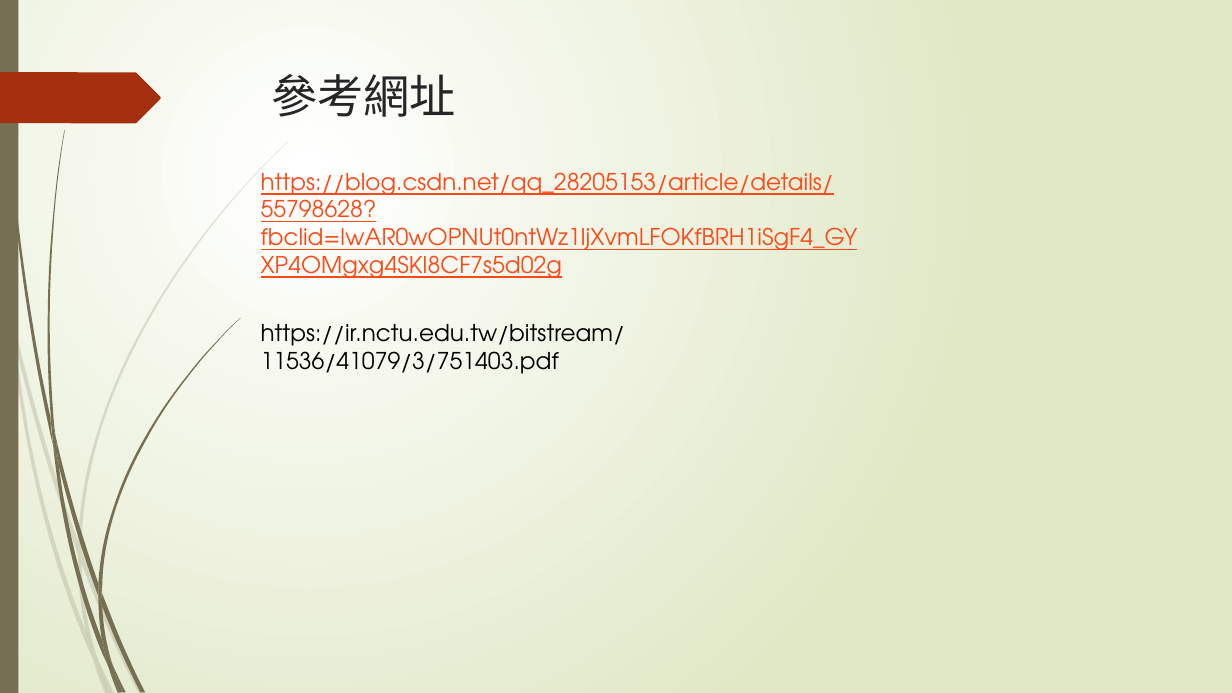
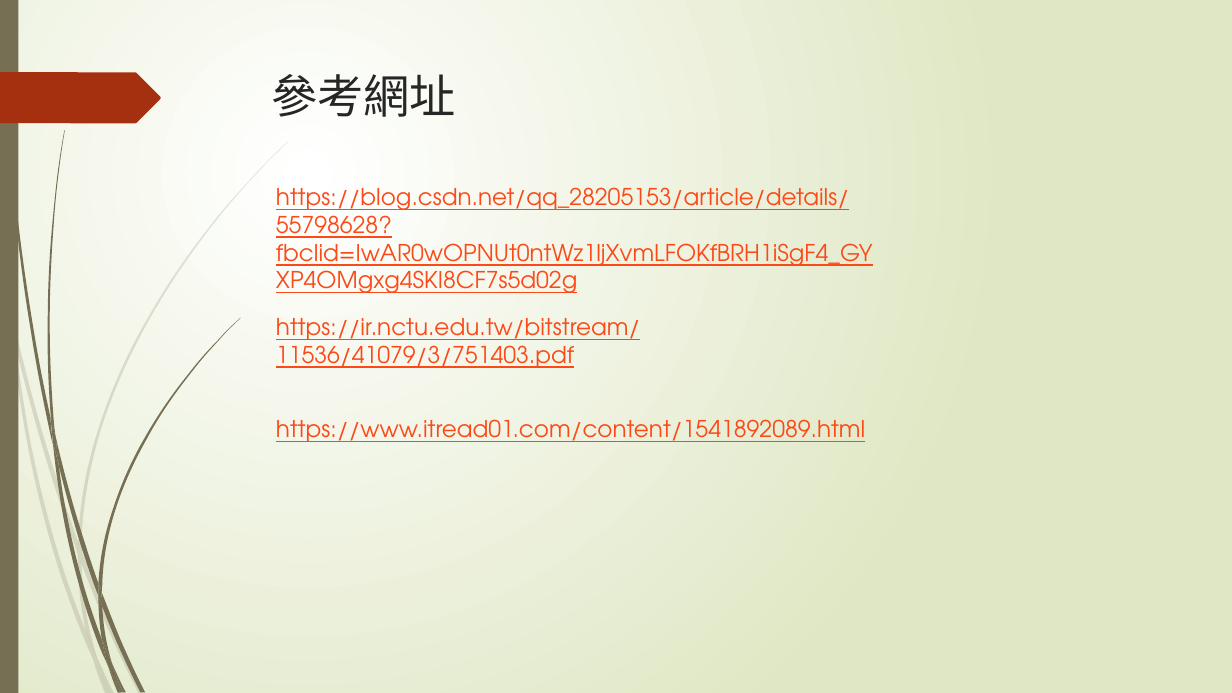
Before and after one commit to sanwich27/2019_FPGA_Design_Group4, a slide deck: slide 27 of final_project/AES加密&解密.pptx. Drawn at 1232x693 pixels with LibreOffice and Linux fonts; fonts in the diff are those of the drawing. Boxes give left, top, right and bottom in pixels: in the first picture for what was removed or moved away, otherwise in the second. Text is boxed around its words. In the diff, an @@ line names an element or a change of style, - is before the commit and + after.

```diff
--- a/final_project/AES加密&解密.pptx
+++ b/final_project/AES加密&解密.pptx
@@ text "https://blog.csdn.net/qq_28205153/article/details/55798628?f ...": place and size @@
-text "https://blog.csdn.net/qq_28205153/article/details/55798628?f ..." at (261, 172, 858, 257)
+text "https://blog.csdn.net/qq_28205153/article/details/55798628?f ..." at (276, 187, 873, 272)
@@ text "https://ir.nctu.edu.tw/bitstream/11536/41079/3/751403.pdf": place and size @@
-text "https://ir.nctu.edu.tw/bitstream/11536/41079/3/751403.pdf" at (261, 324, 625, 374)
+text "https://ir.nctu.edu.tw/bitstream/11536/41079/3/751403.pdf" at (276, 318, 640, 368)
@@ text "https://ir.nctu.edu.tw/bitstream/11536/41079/3/751403.pdf" at (276, 318, 640, 368): text colour #000000 to #FB4A18, underline on @@
@@ text added at (276, 419, 865, 442), 18 pt, text #FB4A18, underline @@
+https://www.itread01.com/content/1541892089.html
```
Also in this commit, not shown: 1 other slide changed.
